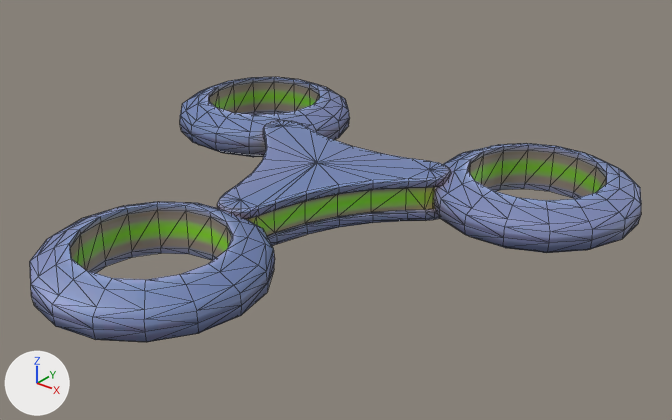
Renders of the FBX model DirectX/Resources/Levels/StageLevel/Stage03/BackGround/S04Chevron_low1_TopRotater_low_MainTriRotater2_low.fbx from each side of a commit.
Before and after are seen from a 50 mm lens placed at (0.1286, -0.1539, 0.09), pointed at (0.0098, -0.0054, -0.0021). The axes (+X, +Y, +Z) are drawn at lower left. The lights are the same throughout. Mesh edges are drawn as thin lines. Where no turn or scale is listed for an object, it has been applied to the vertices.

Names of what the first picture shows: 'S04Chevron_low1_TopRotater_low_MainTriRotater2_low_0'.
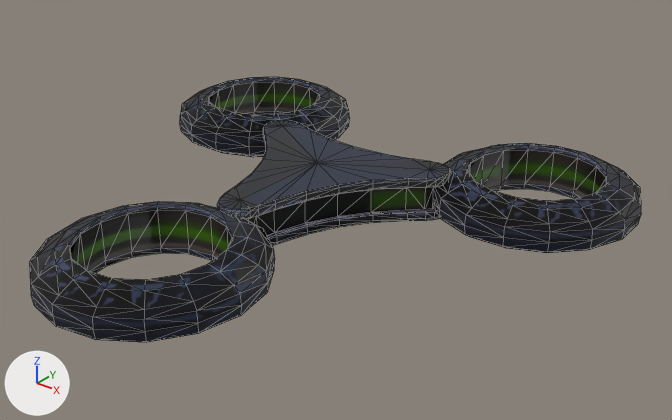
What differs and where, as boxes (x1, y1, x2, y2) in the pictures (672 x 420 px):
'S04Chevron_low1_TopRotater_low_MainTriRotater2_low_0', surface changed (blue to grey)
    both: (30, 77, 641, 342)

Patch to the scene script:
```diff
--- a/DirectX/Resources/Levels/StageLevel/Stage03/BackGround/S04Chevron_low1_TopRotater_low_MainTriRotater2_low.fbx.py
+++ b/DirectX/Resources/Levels/StageLevel/Stage03/BackGround/S04Chevron_low1_TopRotater_low_MainTriRotater2_low.fbx.py
@@ img_env_s04_banner_nm_png @@
+img_env_s04_banner_nm_png = load_image('ENV_S04_Banner_NM.png', '../../../../Texture2D/BigShots/ENV_S04_Banner_NM.png', 512, 512, 'Non-Color')
@@ mat_default_002 @@
 n0 = _N.new('ShaderNodeBsdfPrincipled'); n0.name = 'Principled BSDF'
 n2.image = img_env_s04_banner_am_png
+n3 = _N.new('ShaderNodeTexImage'); n3.name = 'Image Texture.001'
+n3.image = img_env_s04_banner_nm_png
+n4 = _N.new('ShaderNodeNormalMap'); n4.name = 'Normal Map'
 _L.new(n2.outputs[0], n0.inputs[0])  # 'Color' to 'Base Color'
 _L.new(n0.outputs[0], n1.inputs[0])  # 'BSDF' to 'Surface'
+_L.new(n3.outputs[0], n4.inputs[1])  # 'Color' to 'Color'
+_L.new(n4.outputs[0], n0.inputs[5])  # 'Normal' to 'Normal'
```
